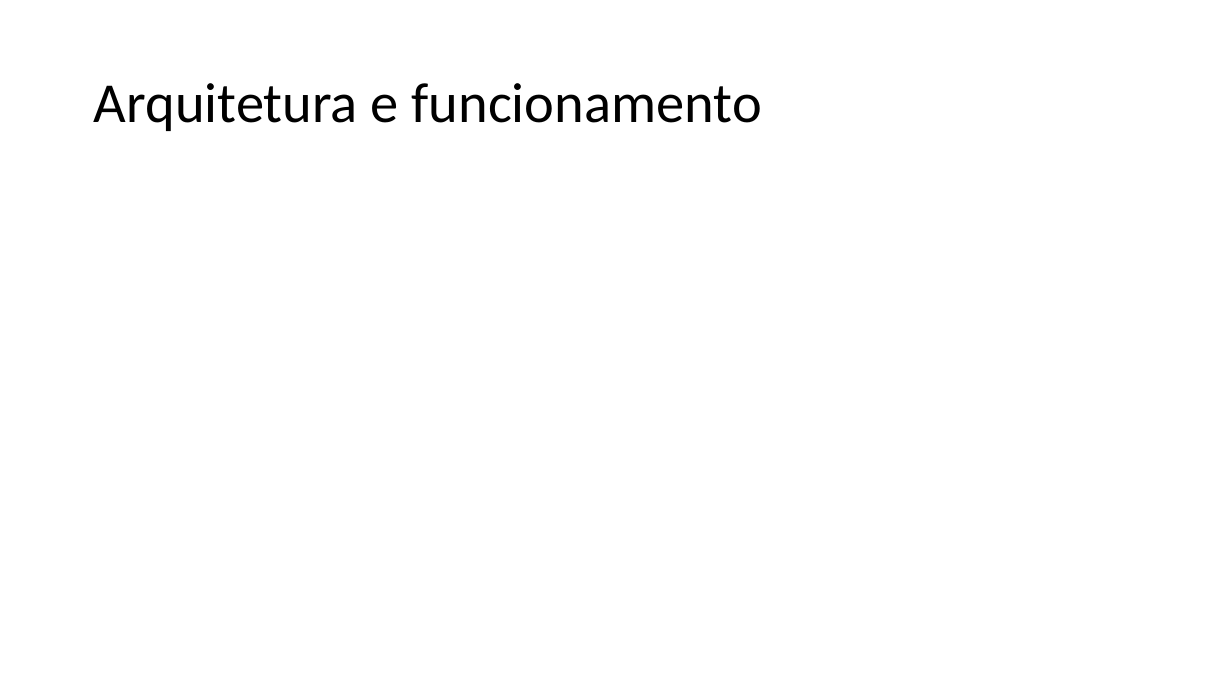
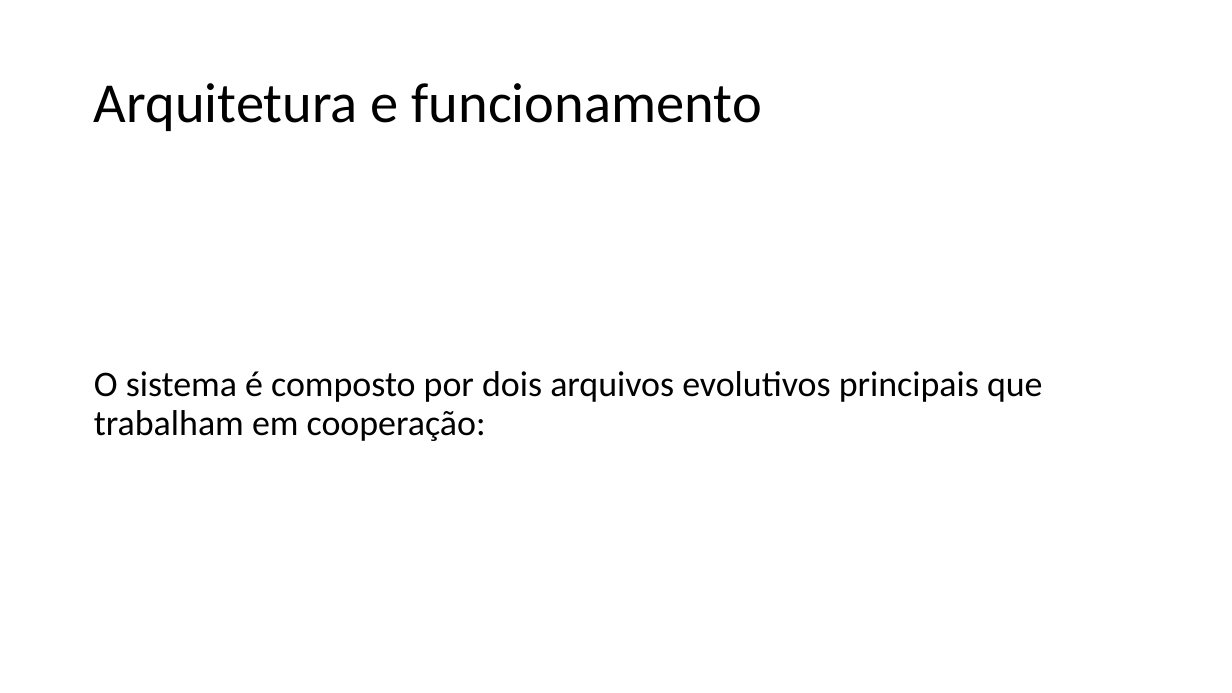
Before and after one commit to guerrato/guerrato_967_tp558, a slide deck: slide 11 of seminarios/TP558_LLM_QD.pptx (slide 9 before the commit). Drawn at 1232x693 pixels with LibreOffice and Linux fonts; fonts in the diff are those of the drawing. Boxes give left, top, right and bottom in pixels: in the first picture for what was removed or moved away, otherwise in the second. Text is boxed around its words. In the diff, an @@ line names an element or a change of style, - is before the commit and + after.

Commit message:
Preparing slides - Fundamentação, Arquitetura e treinamento

```diff
--- a/seminarios/TP558_LLM_QD.pptx
+++ b/seminarios/TP558_LLM_QD.pptx
@@ text added at box(94, 371, 1043, 441), 28 pt, text #000000 @@
+O sistema é composto por dois arquivos evolutivos principais que trabalham em cooperação:
```
Also in this commit, not shown: 3 other slides changed, 8 slides added, 1 slide removed.
